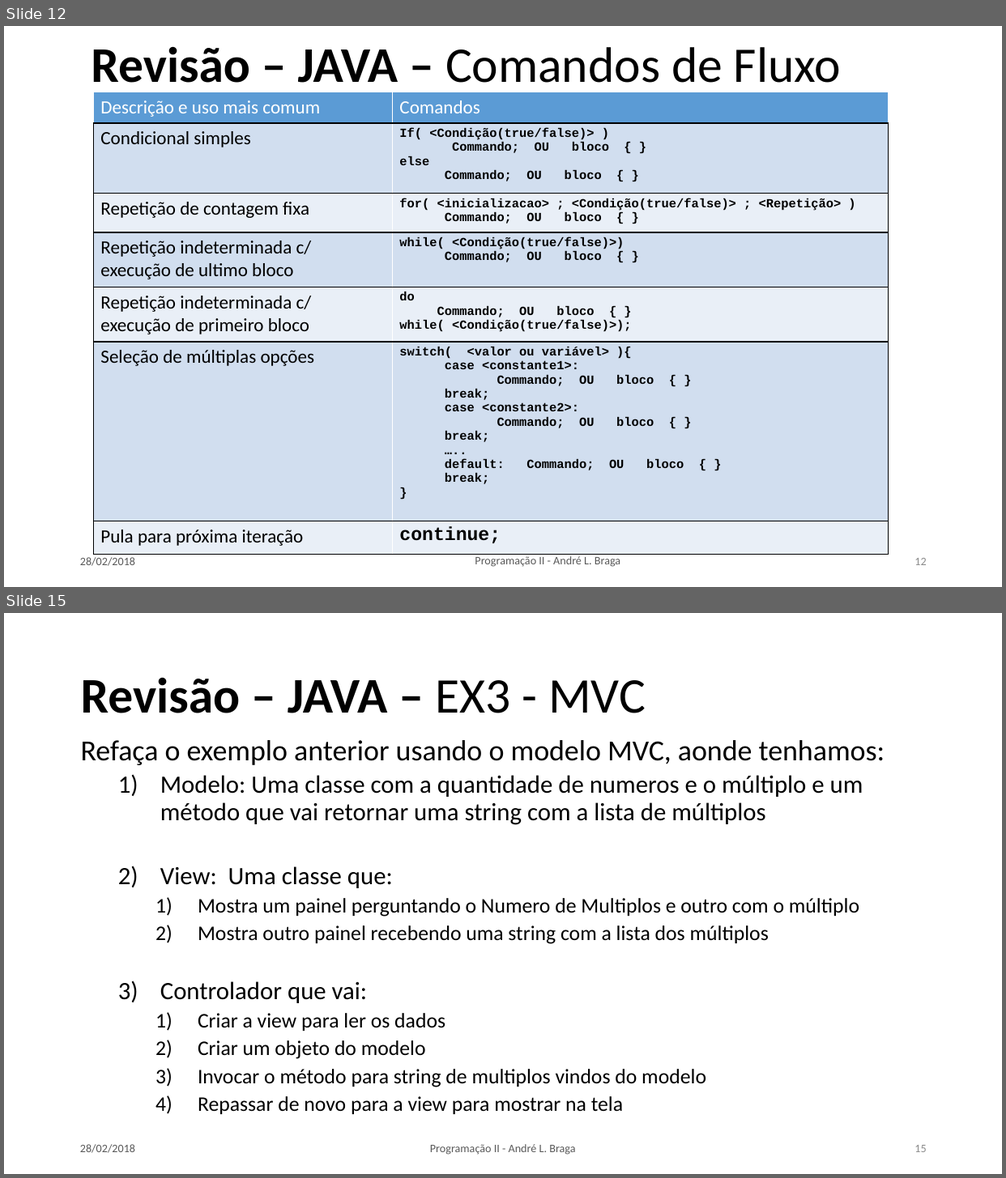
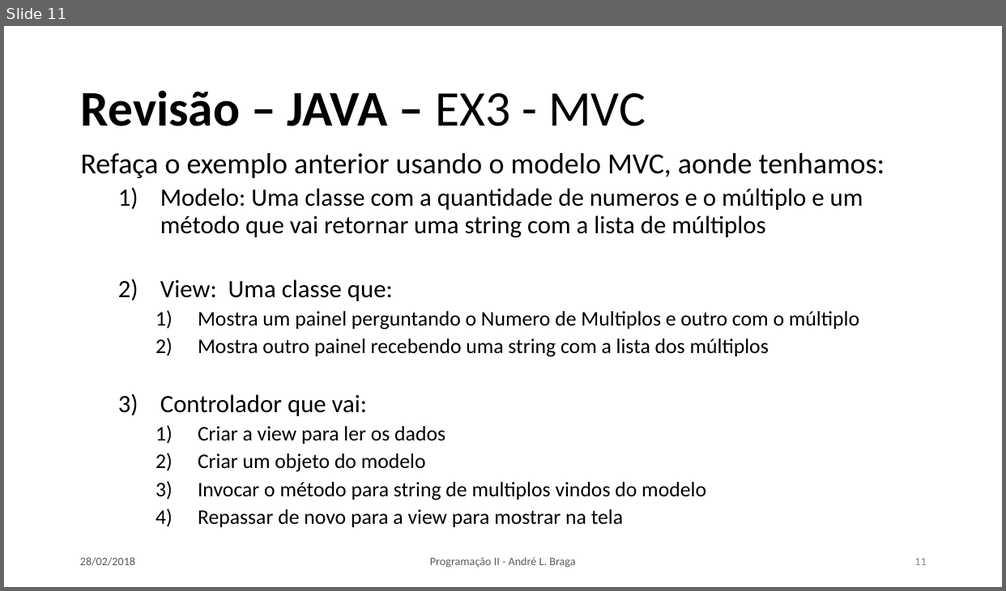
Before and after one commit to LeoCaronezi/CURSOS, a slide deck: Programacao II/SLIDES/PII_Aula_02.pptx. Shown one above the other, each under a label of ours: slides 12 and 15 before the commit, slide 11 after it; the slides between them are not shown. The pictures are 1006x1178 and 1006x591 pixels, drawn with LibreOffice and Linux fonts; fonts in the diff are those of the drawing. Boxes give left, top, right and bottom in pixels: in the first picture for what was removed or moved away, otherwise in the second. Text is boxed around its words. In the diff, an @@ line names an element or a change of style, - is before the commit and + after.

```diff
--- a/Programacao II/SLIDES/PII_Aula_02.pptx
+++ b/Programacao II/SLIDES/PII_Aula_02.pptx
@@ slide 12 removed at (4,26,1002,587), background #FFFFFF @@
@@ title removed at (91,46,841,94) @@
-Revisão – JAVA – Comandos de Fluxo
@@ table removed at (93,92,888,555), 7 rows, 2 columns @@
-Descrição e uso mais comum | Comandos
-Condicional simples | If( <Condição(true/false)> ) / Commando; OU bloco { } / else / Commando; OU bloco { }
-Repetição de contagem fixa | for( <inicializacao> ; <Condição(true/false)> ; <Repetição> ) / Commando; OU bloco { }
-Repetição indeterminada c/ execução de ultimo bloco | while( <Condição(true/false)>) / Commando; OU bloco { }
-Repetição indeterminada c/ execução de primeiro bloco | do / Commando; OU bloco { } / while( <Condição(true/false)>);
-Seleção de múltiplas opções | switch( <valor ou variável> ){ / case <constante1>: / Commando; OU bloco { } / break; / case <constante2>: / Commando; OU bloco { } / break; / ….. / default: Commando; OU bloco { } / break; / }
-Pula para próxima iteração | continue;
@@ text removed at (80,557,135,566) @@
-28/02/2018
@@ text removed at (475,557,620,567) @@
-Programação II - André L. Braga
@@ page number removed at (914,558,926,565) @@
-12
@@ what was slide 15 is now slide 11 @@
@@ page number at (914,558,926,565): text changed @@
-15
+11
```
Also in this commit, not shown: 4 slides changed, 6 slides added, 14 other slides removed, 8 other files.
